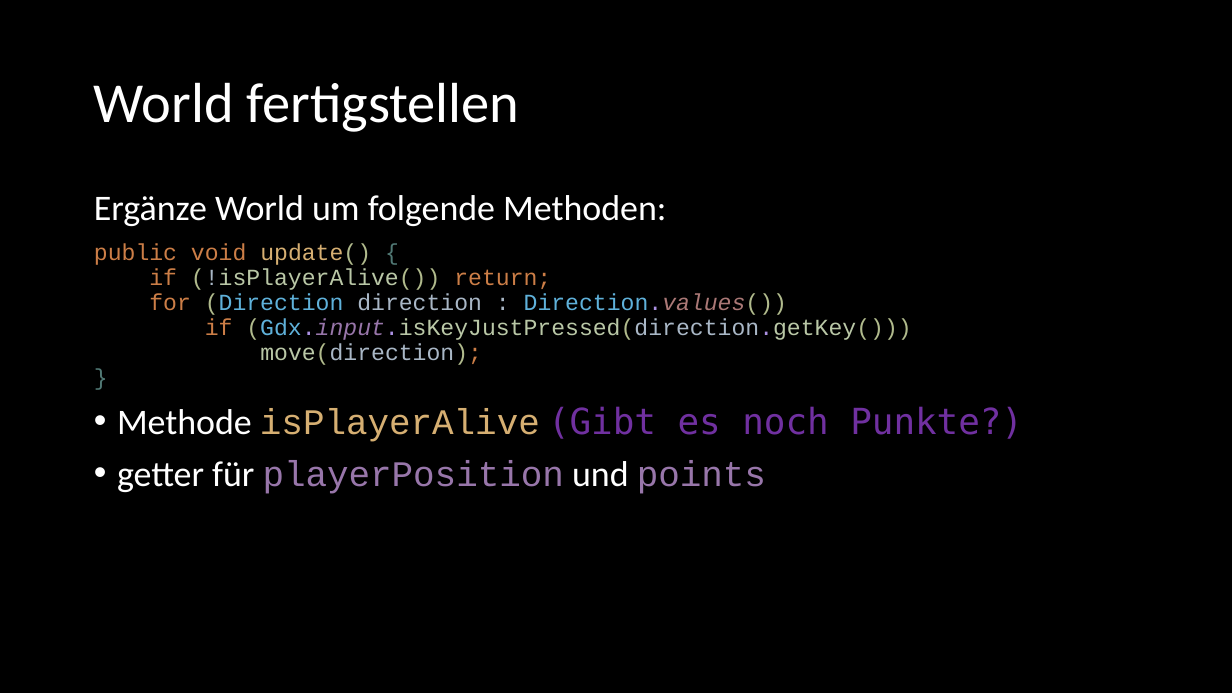
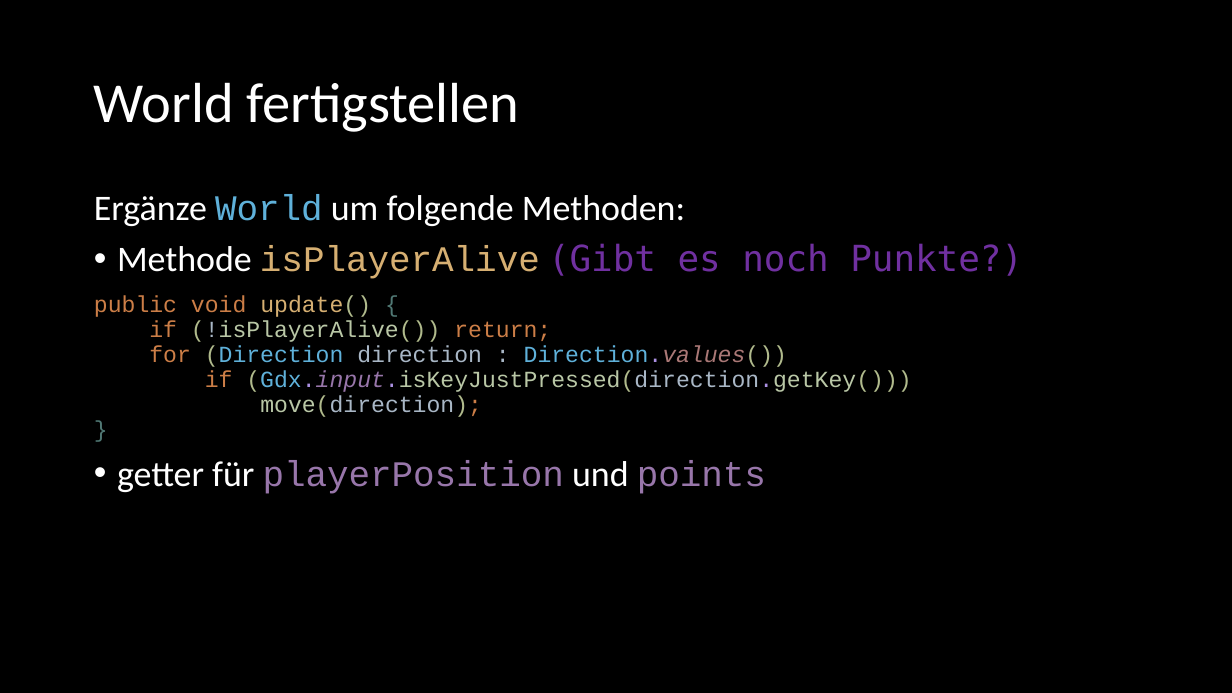
Before and after one commit to Cactusroot/Java, a slide deck: slide 6 of src/Sonstiges.pptx. Drawn at 1232x693 pixels with LibreOffice and Linux fonts; fonts in the diff are those of the drawing. Boxes give left, top, right and bottom in pixels: in the first picture for what was removed or moved away, otherwise in the second. Text is boxed around its words. In the diff, an @@ line names an element or a change of style, - is before the commit and + after.

```diff
--- a/src/Sonstiges.pptx
+++ b/src/Sonstiges.pptx
@@ text at box(94, 194, 685, 226): font Calibri to Courier New, text colour #FFFFFF to #5FB1DA in "World" @@
@@ text at box(117, 243, 1023, 279): paragraph added @@
+• Methode isPlayerAlive (Gibt es noch Punkte?)
@@ text at box(117, 406, 1023, 442): paragraph removed @@
-• Methode isPlayerAlive (Gibt es noch Punkte?)
```
Also in this commit, not shown: 6 other slides changed, 3 other files.
